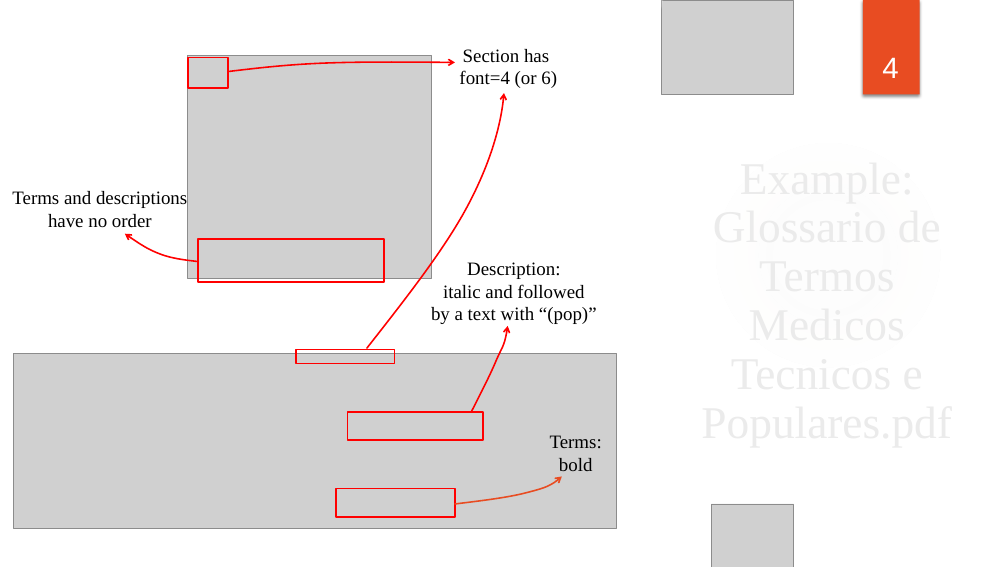
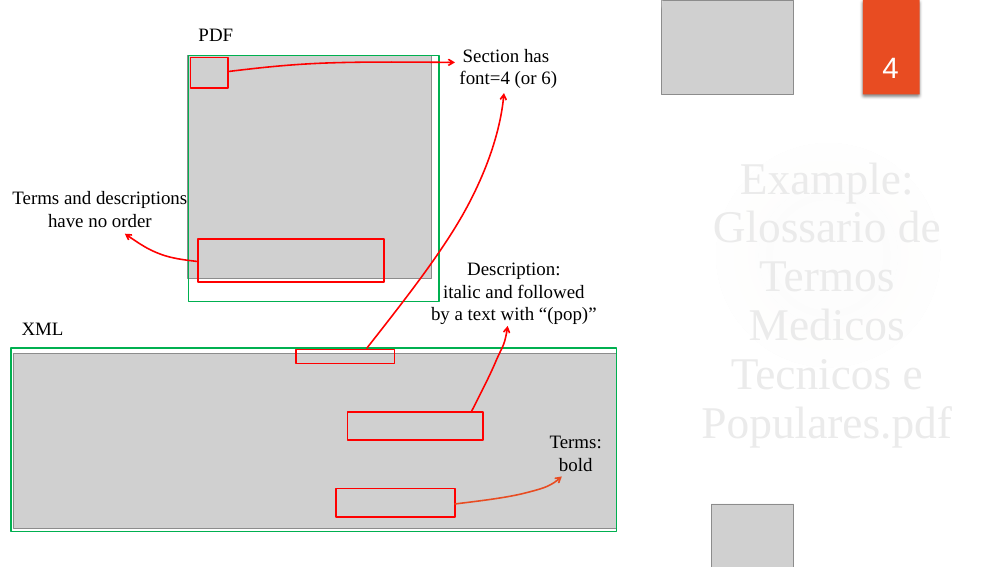
Before and after one commit to Tomaicho/nlp-group, a slide deck: slide 4 of Presentation.pptx. Drawn at 1008x567 pixels with LibreOffice and Linux fonts; fonts in the diff are those of the drawing; grey boxes stand for pictures; background and template pictures are left out. Boxes give left, top, right and bottom in pixels: in the first picture for what was removed or moved away, otherwise in the second. Text is boxed around its words. In the diff, an @@ line names an element or a change of style, - is before the commit and + after.

Commit message:
Update presentation and minor changes

```diff
--- a/Presentation.pptx
+++ b/Presentation.pptx
@@ text added at (198,28,233,41), 18 pt, text #000000 @@
+PDF
@@ rectangle added at (188,55,439,301), outline #00B050 1.5 pt @@
@@ text added at (22,322,64,335), 18 pt, text #000000 @@
+XML
@@ rectangle added at (11,349,616,532), outline #00B050 1.5 pt @@
```
Also in this commit, not shown: 2 other slides changed, 3 other files.
